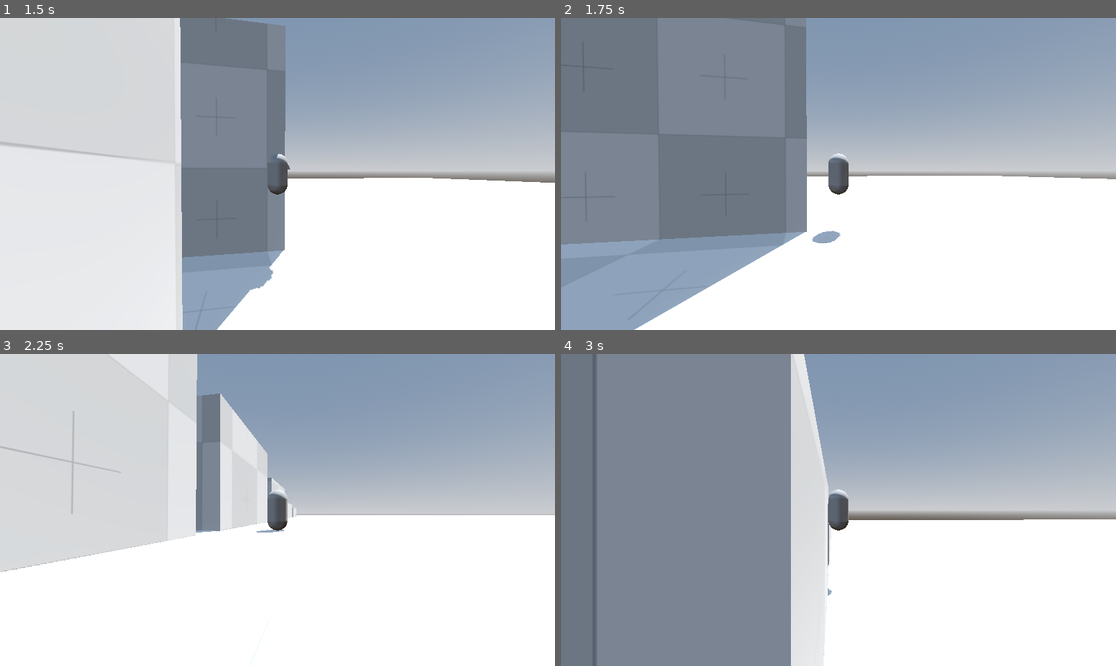
Above: before the commit, frames 1-4 (two rows, left to right).
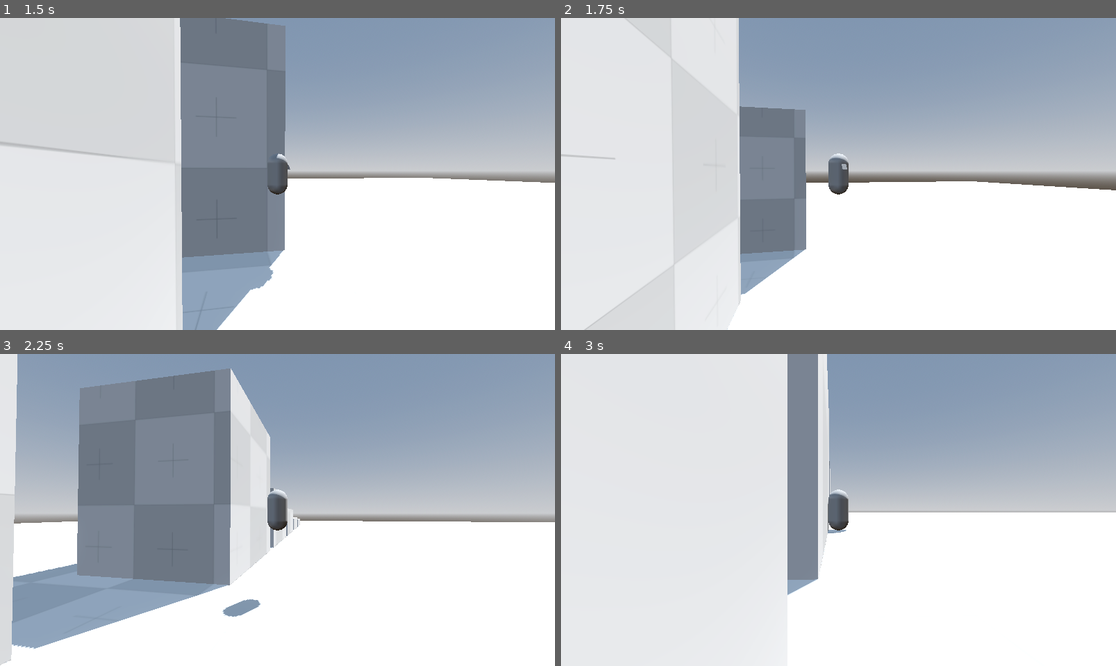
Above: after the commit, the same moments.

Repository: workingSpear/Metapathic
Game: Godot game, scene res://Scenes/test.tscn
Same seed, same stepped clock (60 frames per second), same inputs: the game is played once before the commit and once after it. The project has no main scene, so this scene is started directly.
Inputs (mouse positions are in pixels of both pictures, inside the frame that each line leads up to):
- Up to frame 1 (1.5 s): tap Enter at 0.5 s; move the mouse to (271, 180) at 0.52 s; hold Space (jump) 0.53-1.28 s; hold W (forward) from 0.53 s (still down); move the mouse to (316, 177) at 1.27 s; tap Shift (dive) at 1.35 s
- Up to frame 2 (1.75 s): keep holding W (forward); tap Space (jump) at 1.52, 1.55 s
- Up to frame 3 (2.25 s): keep holding W (forward); tap Space (jump) at 1.82 s; move the mouse to (233, 506) at 2.02 s; hold Ctrl (sprint) from 2.03 s (still down)
- Up to frame 4 (3 s): tap Space (jump) at 2.3 s; move the mouse to (844, 510) at 2.77 s; release W (forward) at 2.78 s; release Ctrl (sprint) at 2.78 s; hold A (left) from 2.78 s (still down); tap I at 2.85 s

Frame 1 is identical in both runs. In frame 2, 37% of the frame differs, in the area x 0-100%, y 0-100%; in frame 3, 33%; in frame 4, 48%.

Commit message:
Clean up wall jump/ledge climb code

Diff:
--- a/Resources/Player States/move_state.tres
+++ b/Resources/Player States/move_state.tres
@@ -31,8 +31,8 @@
 slide_speed_boost = 10.0
 slide_jump_speed_boost = 20.0
 slide_slerp_rate = 0.1
-ledge_climb_height_above_parent = 2.0
-ledge_climb_raycast_distance = 3.0
+ledge_climb_height_above_parent = 5.0
+ledge_climb_raycast_distance = 6.0
 ledge_climb_target_height = 1.0
 wall_jump_vertical_velocity = 18.0
 wall_jump_normal_velocity = 50.0
--- a/Scripts/Player/States/dive.gd
+++ b/Scripts/Player/States/dive.gd
@@ -69,6 +69,25 @@
 	if !horizontal_velocity.is_zero_approx():
 		mesh_holder.look_at(parent_obj.position + horizontal_velocity)
 
+	# Jump input can lead to a ledge climb or wall jump.
+	if move_component.get_input_jump_press():
+		# Check for ledge to climb.
+		if is_moving_toward_ledge():
+			#print("ledge!")
+			parent_obj.position = ledge_check_raycast.get_collision_point() + Vector3(0.0, move_data.ledge_climb_target_height, 0.0)
+			parent_obj.velocity.y = 0.0
+			# Transition into target state.
+			if move_component.get_input_slide_hold():
+				return Slide.state_name
+			if move_direction.is_zero_approx() and parent_obj.velocity.is_zero_approx():
+				return Idle.state_name
+			return Move.state_name
+		# Check for wall to wall jump from.
+		elif parent_obj.is_on_wall_only():
+			parent_obj.velocity.y = max(parent_obj.velocity.y, 0.0) + move_data.wall_jump_vertical_velocity
+			parent_obj.velocity += parent_obj.get_wall_normal() * move_data.wall_jump_normal_velocity
+			return Fall.state_name
+
 	if parent_obj.is_on_floor():
 		if move_component.get_input_slide_hold():
 			return Slide.state_name
@@ -83,5 +102,28 @@
 	return move_data.dive_move_speed_sprint if move_component.get_input_sprint_hold() else move_data.dive_move_speed
 
 
+func is_moving_toward_wall() -> bool:
+	wall_check_raycast_feet.target_position = move_component.get_last_input_move_direction().rotated(Vector3.UP, move_component.get_input_move_rotation())
+	wall_check_raycast_feet.force_raycast_update()
+
+	if !wall_check_raycast_feet.is_colliding():
+		return false
+
+	return wall_check_raycast_feet.get_collision_normal().angle_to(parent_obj.up_direction) > parent_obj.floor_max_angle
+
+
+func is_moving_toward_ledge() -> bool:
+	if !is_moving_toward_wall():
+		return false
+
+	var position: Vector3 = wall_check_raycast_feet.get_collision_point()
+	ledge_check_raycast.global_position.x = position.x
+	ledge_check_raycast.global_position.y = parent_obj.global_position.y + move_data.ledge_climb_height_above_parent
+	ledge_check_raycast.global_position.z = position.z
+	ledge_check_raycast.force_raycast_update()
+
+	return ledge_check_raycast.is_colliding()
+
+
 func _on_timer_timeout() -> void:
 	gravity_multiplier = move_data.fall_gravity_multiplier
--- a/Scripts/Player/States/fall.gd
+++ b/Scripts/Player/States/fall.gd
@@ -31,6 +31,24 @@
 	if !horizontal_velocity.is_zero_approx():
 		mesh_holder.look_at(parent_obj.position + horizontal_velocity)
 
+	# Jump input can lead to a ledge climb or wall jump.
+	if move_component.get_input_jump_press():
+		# Check for ledge to climb.
+		if is_moving_toward_ledge():
+			#print("ledge!")
+			parent_obj.position = ledge_check_raycast.get_collision_point() + Vector3(0.0, move_data.ledge_climb_target_height, 0.0)
+			parent_obj.velocity.y = 0.0
+			# Transition into target state.
+			if move_component.get_input_slide_hold():
+				return Slide.state_name
+			if move_direction.is_zero_approx() and parent_obj.velocity.is_zero_approx():
+				return Idle.state_name
+			return Move.state_name
+		# Check for wall to wall jump from.
+		elif parent_obj.is_on_wall_only():
+			parent_obj.velocity.y = max(parent_obj.velocity.y, 0.0) + move_data.wall_jump_vertical_velocity
+			parent_obj.velocity += parent_obj.get_wall_normal() * move_data.wall_jump_normal_velocity
+
 	if parent_obj.is_on_floor():
 		if move_component.get_input_slide_hold():
 			return Slide.state_name
@@ -48,30 +66,24 @@
 	return move_data.fall_move_speed_sprint if move_component.get_input_sprint_hold() else move_data.fall_move_speed
 
 
-func is_moving_towards_wall() -> bool:
-	return true
+func is_moving_toward_wall() -> bool:
+	wall_check_raycast_feet.target_position = move_component.get_last_input_move_direction().rotated(Vector3.UP, move_component.get_input_move_rotation())
+	wall_check_raycast_feet.force_raycast_update()
+
+	if !wall_check_raycast_feet.is_colliding():
+		return false
+
+	return wall_check_raycast_feet.get_collision_normal().angle_to(parent_obj.up_direction) > parent_obj.floor_max_angle
 
 
-func process_input(_event: InputEvent) -> String:
-	if (_event.is_action_pressed("jump")):
-		# Check for ledge to climb.
-		wall_check_raycast_feet.target_position = move_component.get_last_input_move_direction().rotated(Vector3.UP, move_component.get_input_move_rotation())
-		wall_check_raycast_feet.force_raycast_update()
-		if wall_check_raycast_feet.is_colliding():
-			print("hit!")
-			if wall_check_raycast_feet.get_collision_normal().angle_to(Vector3.UP) > parent_obj.floor_max_angle:
-				print("wall!")
-				var position: Vector3 = wall_check_raycast_feet.get_collision_point()
-				ledge_check_raycast.global_position.x = position.x
-				ledge_check_raycast.global_position.y = parent_obj.global_position.y + move_data.ledge_climb_height_above_parent
-				ledge_check_raycast.global_position.z = position.z
-				ledge_check_raycast.force_raycast_update()
-				if ledge_check_raycast.is_colliding():
-					print("ledge!")
-					# Add the height of the character model
-					parent_obj.position = ledge_check_raycast.get_collision_point() + Vector3(0.0, move_data.ledge_climb_target_height, 0.0)
-					return ""
-		if parent_obj.is_on_wall_only():
-			parent_obj.velocity.y = max(parent_obj.velocity.y, 0.0) + move_data.wall_jump_vertical_velocity
-			parent_obj.velocity += parent_obj.get_wall_normal() * move_data.wall_jump_normal_velocity
-	return ""
+func is_moving_toward_ledge() -> bool:
+	if !is_moving_toward_wall():
+		return false
+
+	var position: Vector3 = wall_check_raycast_feet.get_collision_point()
+	ledge_check_raycast.global_position.x = position.x
+	ledge_check_raycast.global_position.y = parent_obj.global_position.y + move_data.ledge_climb_height_above_parent
+	ledge_check_raycast.global_position.z = position.z
+	ledge_check_raycast.force_raycast_update()
+
+	return ledge_check_raycast.is_colliding()
--- a/Scripts/Player/States/jump.gd
+++ b/Scripts/Player/States/jump.gd
@@ -35,12 +35,30 @@
 	if !horizontal_velocity.is_zero_approx():
 		mesh_holder.look_at(parent_obj.position + horizontal_velocity)
 
+	# Jump input can lead to a ledge climb or wall jump.
+	if move_component.get_input_jump_press():
+		# Check for ledge to climb.
+		if is_moving_toward_ledge():
+			#print("ledge!")
+			parent_obj.position = ledge_check_raycast.get_collision_point() + Vector3(0.0, move_data.ledge_climb_target_height, 0.0)
+			parent_obj.velocity.y = 0.0
+			# Transition into target state.
+			if move_component.get_input_slide_hold():
+				return Slide.state_name
+			if move_direction.is_zero_approx() and parent_obj.velocity.is_zero_approx():
+				return Idle.state_name
+			return Move.state_name
+		# Check for wall to wall jump from.
+		elif parent_obj.is_on_wall_only():
+			parent_obj.velocity.y = max(parent_obj.velocity.y, 0.0) + move_data.wall_jump_vertical_velocity
+			parent_obj.velocity += parent_obj.get_wall_normal() * move_data.wall_jump_normal_velocity
+
 	if parent_obj.is_on_floor():
 		if move_component.get_input_slide_hold():
 			return Slide.state_name
-		if move_direction != Vector3.ZERO:
-			return Move.state_name
-		return Idle.state_name
+		if move_direction.is_zero_approx() and parent_obj.velocity.is_zero_approx():
+			return Idle.state_name
+		return Move.state_name
 
 	if not move_component.get_input_jump_hold() or parent_obj.velocity.y < 0:
 		return Fall.state_name
@@ -53,3 +71,26 @@
 
 func get_move_speed() -> float:
 	return move_data.jump_move_speed_sprint if move_component.get_input_sprint_hold() else move_data.jump_move_speed
+
+
+func is_moving_toward_wall() -> bool:
+	wall_check_raycast_feet.target_position = move_component.get_last_input_move_direction().rotated(Vector3.UP, move_component.get_input_move_rotation())
+	wall_check_raycast_feet.force_raycast_update()
+
+	if !wall_check_raycast_feet.is_colliding():
+		return false
+
+	return wall_check_raycast_feet.get_collision_normal().angle_to(parent_obj.up_direction) > parent_obj.floor_max_angle
+
+
+func is_moving_toward_ledge() -> bool:
+	if !is_moving_toward_wall():
+		return false
+
+	var position: Vector3 = wall_check_raycast_feet.get_collision_point()
+	ledge_check_raycast.global_position.x = position.x
+	ledge_check_raycast.global_position.y = parent_obj.global_position.y + move_data.ledge_climb_height_above_parent
+	ledge_check_raycast.global_position.z = position.z
+	ledge_check_raycast.force_raycast_update()
+
+	return ledge_check_raycast.is_colliding()
